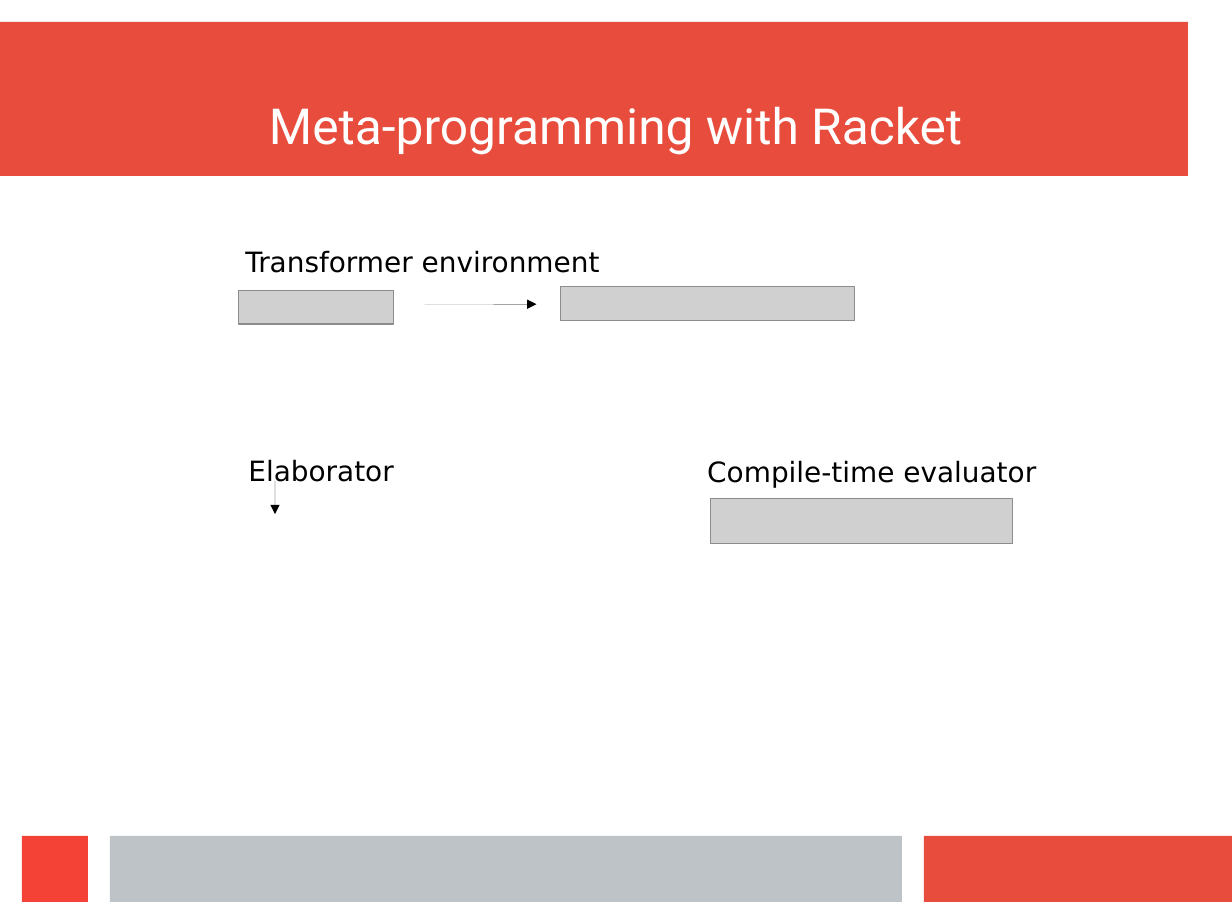
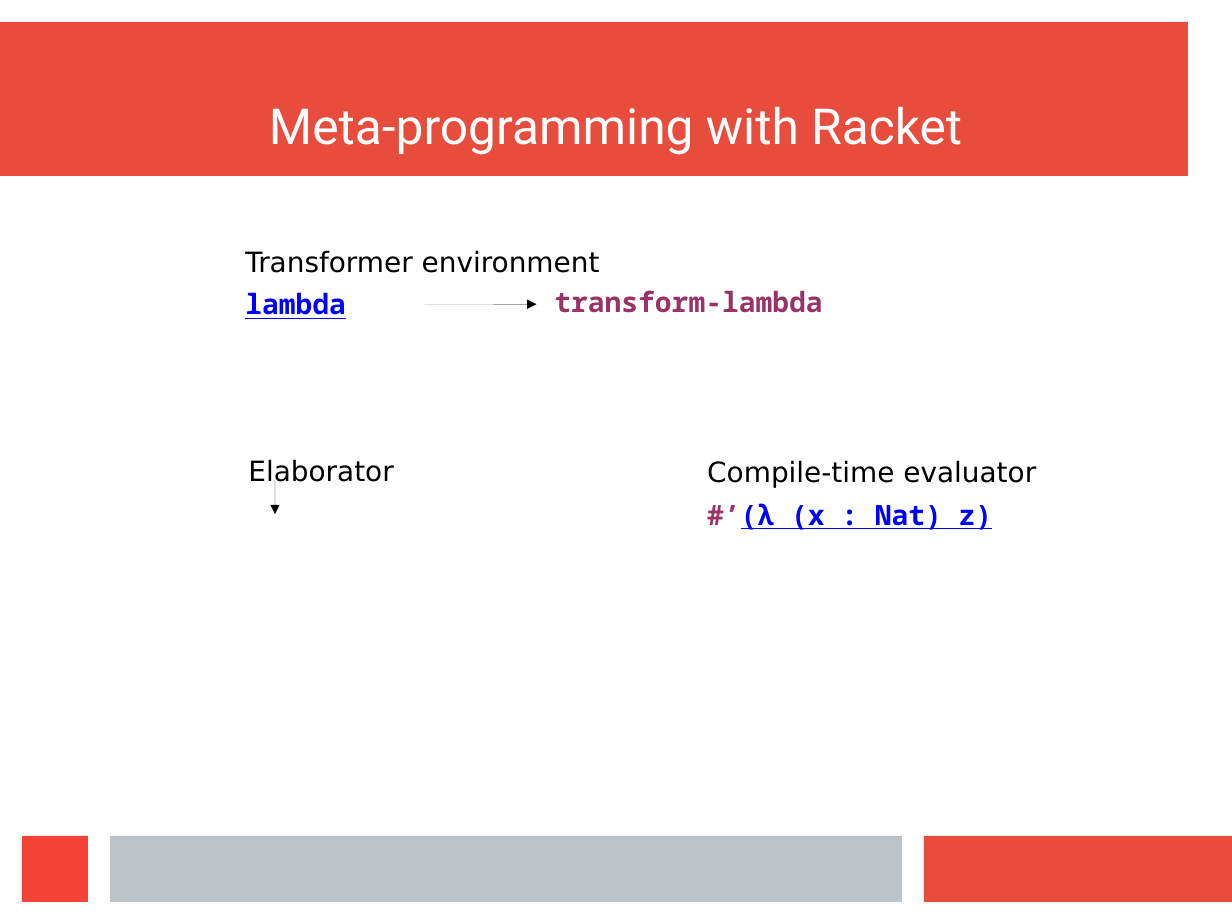
Before and after one commit to wilbowma/cur, a slide deck: slide 20 of hope-2016/slides.odp (slide 31 before the commit). Drawn at 1232x924 pixels with LibreOffice and Linux fonts; fonts in the diff are those of the drawing; grey boxes stand for pictures. Boxes give left, top, right and bottom in pixels: in the first picture for what was removed or moved away, otherwise in the second. Text is boxed around its words. In the diff, an @@ line names an element or a change of style, - is before the commit and + after.

```diff
--- a/hope-2016/slides.odp
+++ b/hope-2016/slides.odp
@@ picture removed at box(239, 291, 394, 324) @@
@@ text added at box(245, 292, 346, 319), 18 pt, text #0000FF, bold, underline @@
+lambda
@@ text added at box(554, 290, 822, 313), 18 pt, text #993366, bold @@
+transform-lambda
@@ picture removed at box(560, 287, 854, 321) @@
@@ text added at box(707, 503, 993, 530), 18 pt, text #0000FF, bold, underline @@
+#’(λ (x : Nat) z)
@@ picture removed at box(711, 499, 1013, 543) @@
```
Also in this commit, not shown: 7 other slides changed, 7 slides added, 14 slides removed.
